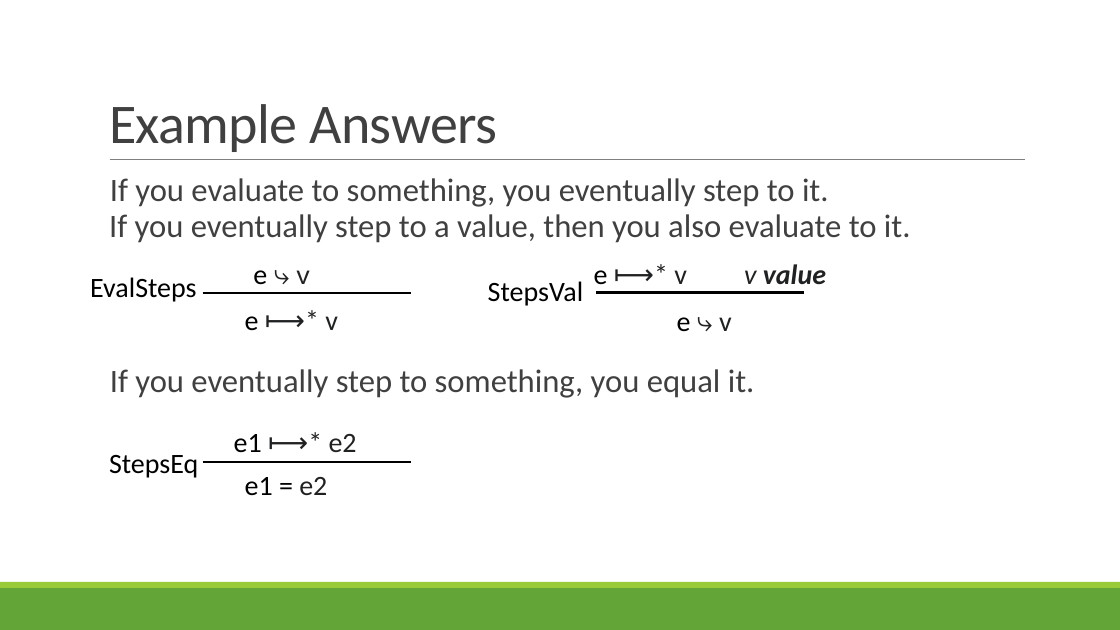
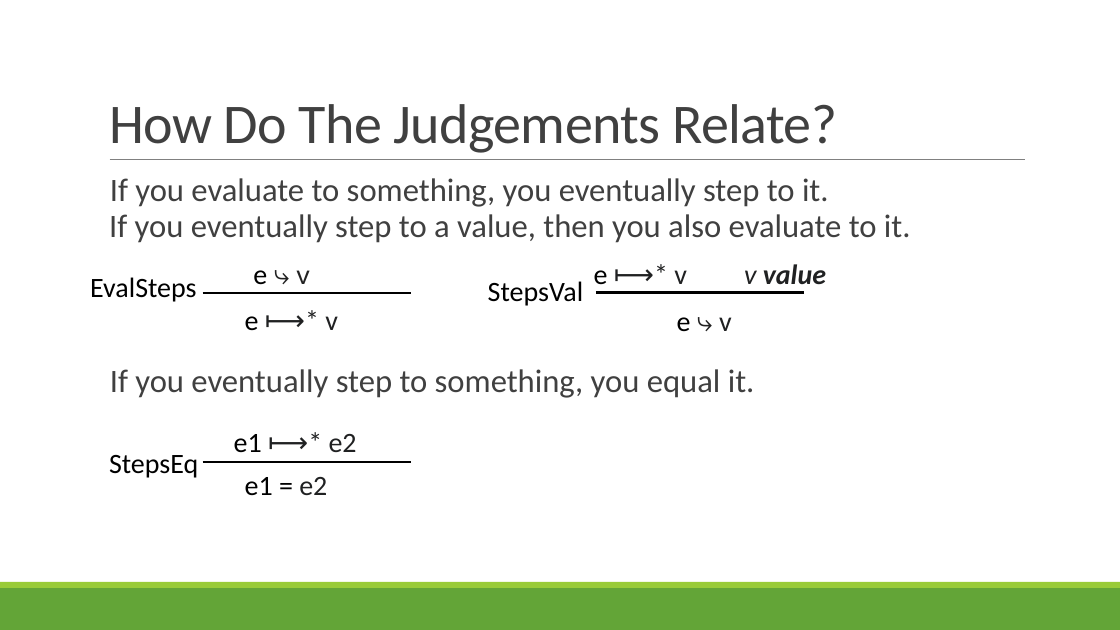
Before and after one commit to rbohrer/pl-course, a slide deck: slide 48 of LectureSlides/06OpSem.pptx (slide 49 before the commit). Drawn at 1120x630 pixels with LibreOffice and Linux fonts; fonts in the diff are those of the drawing. Boxes give left, top, right and bottom in pixels: in the first picture for what was removed or moved away, otherwise in the second. Text is boxed around its words. In the diff, an @@ line names an element or a change of style, - is before the commit and + after.

```diff
--- a/LectureSlides/06OpSem.pptx
+++ b/LectureSlides/06OpSem.pptx
@@ title at (109,104,837,153): text changed @@
-Example Answers
+How Do The Judgements Relate?
```
Also in this commit, not shown: 1 slide removed.
